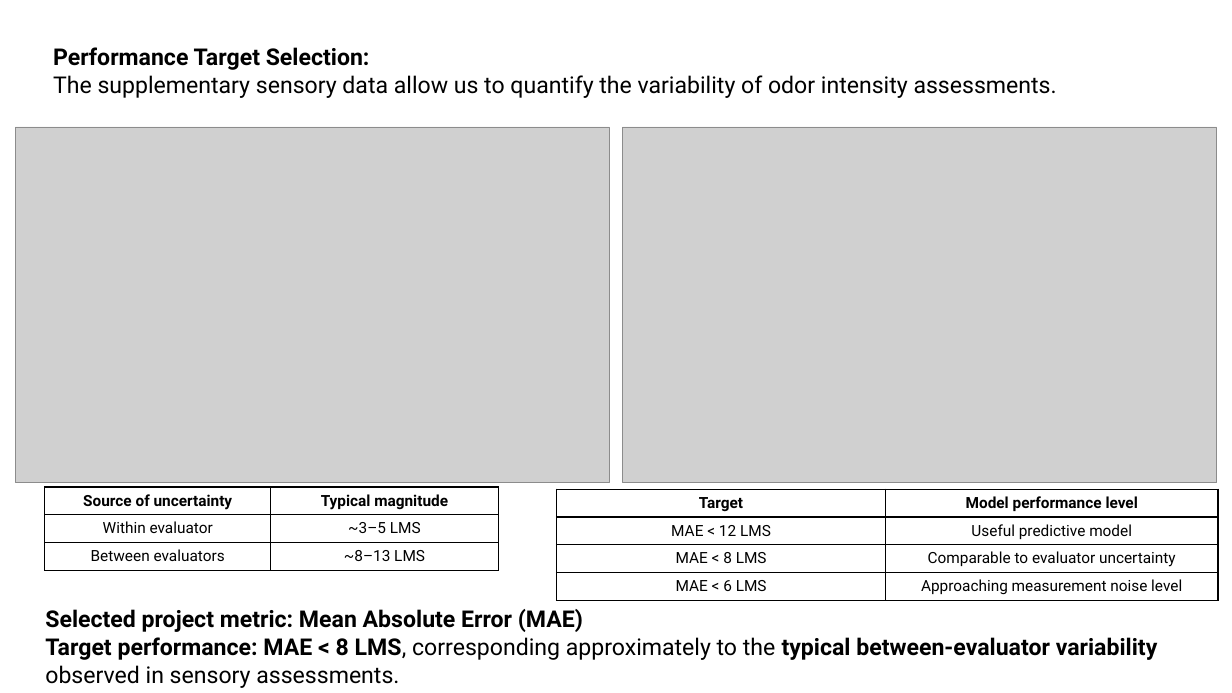
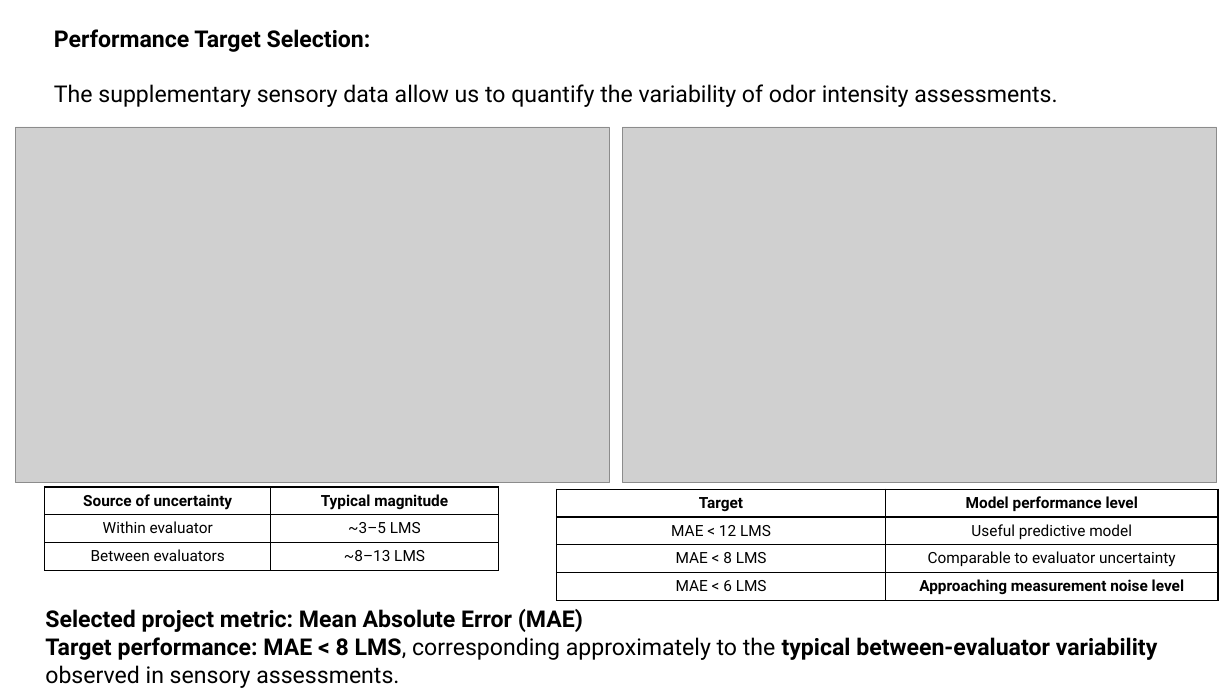
Before and after one commit to kiriyevskykiril/ai-program-2026, a slide deck: slide 4 of project_1/precentation/Smell intensity presentation.pptx (slide 3 before the commit). Drawn at 1232x693 pixels with LibreOffice and Linux fonts; fonts in the diff are those of the drawing; grey boxes stand for pictures. Boxes give left, top, right and bottom in pixels: in the first picture for what was removed or moved away, otherwise in the second. Text is boxed around its words. In the diff, an @@ line names an element or a change of style, - is before the commit and + after.

```diff
--- a/project_1/precentation/Smell intensity presentation.pptx
+++ b/project_1/precentation/Smell intensity presentation.pptx
@@ text "Performance Target Selection:" rewrapped from (53, 47, 1057, 98) to (54, 29, 1057, 107) @@
@@ table at (556, 489, 1218, 600) @@
@@ bold on in "Approaching measurement noise level" @@
```
Also in this commit, not shown: 2 other slides changed, 16 slides added, 16 other files.
